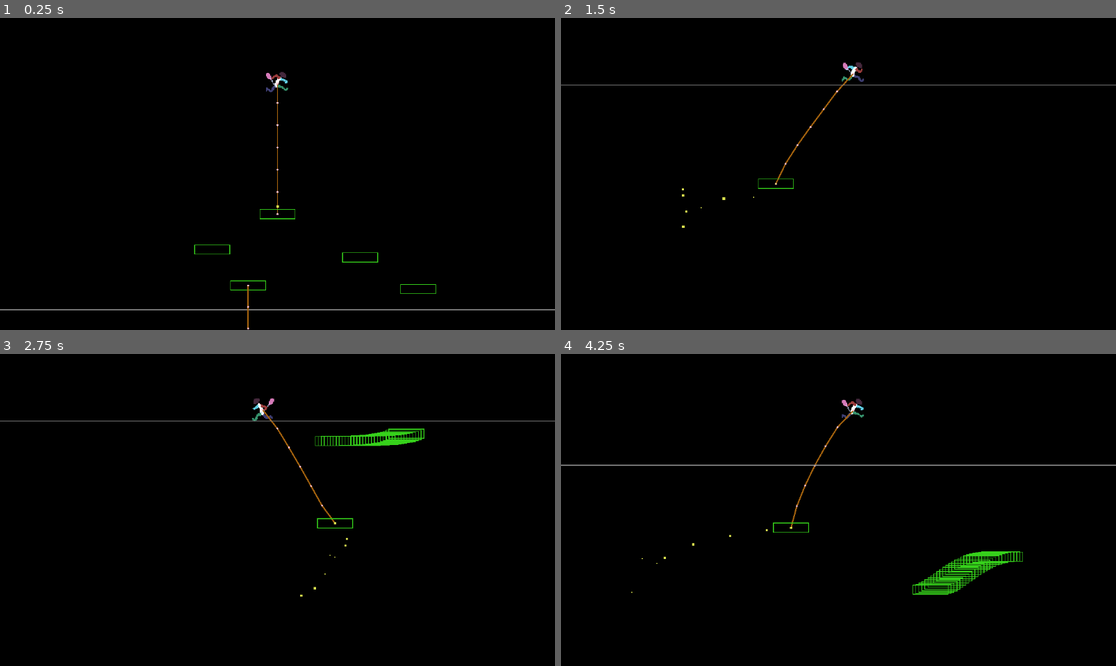
Above: before the commit, frames 1-4 (two rows, left to right).
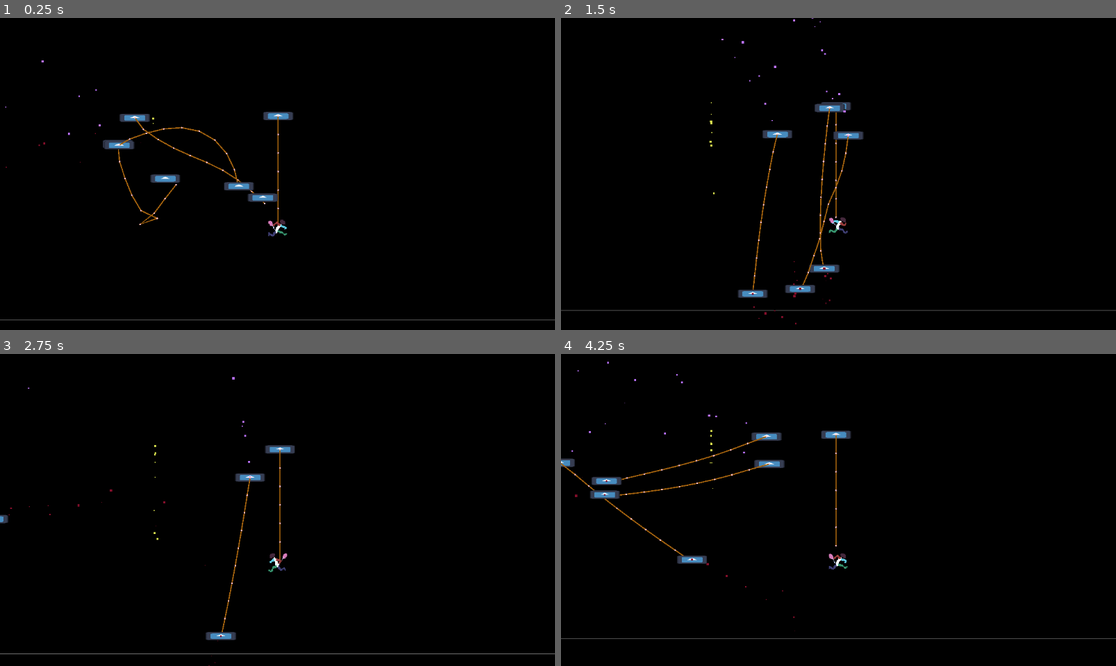
Above: after the commit, the same moments.

Repository: Cosillow/Hello_Gadot
Game: Godot game, scene res://scenes/game.tscn
Same seed, same stepped clock (60 frames per second), same inputs: the game is played once before the commit and once after it. The engine's default icon, where the game draws it, is replaced by a stand-in: a white triangle on a blue panel in a dark square.
Inputs (mouse positions are in pixels of both pictures, inside the frame that each line leads up to):
- Up to frame 1 (0.25 s): no input
- Up to frame 2 (1.5 s): move the mouse to (960, 158) at 0.52 s; press the mouse at (960, 158) at 0.53 s; hold Right (move_right) from 0.53 s (still down); tap Z (jump) at 0.77 s; right-click (960, 158) at 0.8 s; move the mouse to (727, 189) at 1.27 s; release the mouse at (727, 189) at 1.28 s; right-click (727, 189) at 1.35 s
- Up to frame 3 (2.75 s): tap Z (jump) at 1.52 s; click (166, 525) at 1.55 s; move the mouse to (333, 441) at 2.02 s; release Right (move_right) at 2.03 s; press the mouse at (333, 441) at 2.03 s; hold Left (move_left) from 2.03 s (still down); right-click (333, 441) at 2.3 s
- Up to frame 4 (4.25 s): move the mouse to (810, 572) at 2.77 s; release Left (move_left) at 2.78 s; release the mouse at (810, 572) at 2.78 s; hold Right (move_right) from 2.78 s (still down); right-click (810, 572) at 2.85 s; tap Z (jump) at 3.02, 3.77 s; click (810, 572) at 3.05 s; move the mouse to (1005, 556) at 3.52 s; press the mouse at (1005, 556) at 3.53 s; right-click (1005, 556) at 3.8 s

The runs differ from the first frame. In frame 1, 2.6% of the frame differs, in the area x 0-100%, y 13-100%; in frame 2, 2.6%; in frame 3, 2.2%; in frame 4, 3.5%, in the area x 0-100%, y 2-92%.

Commit message:
swinging platform; start to allowing player to affect rope if it is a child

Diff:
--- /dev/null
+++ b/scenes/Platform.tscn
@@ -0,0 +1,15 @@
+[gd_scene load_steps=3 format=3 uid="uid://bh10roc2g4e84"]
+
+[ext_resource type="Texture2D" uid="uid://c5qd8de4d3ab1" path="res://icon.svg" id="1_4jxnu"]
+
+[sub_resource type="RectangleShape2D" id="RectangleShape2D_401oh"]
+size = Vector2(50, 14)
+
+[node name="Platform" type="AnimatableBody2D"]
+
+[node name="Sprite2D" type="Sprite2D" parent="."]
+scale = Vector2(0.394531, 0.109375)
+texture = ExtResource("1_4jxnu")
+
+[node name="CollisionShape2D" type="CollisionShape2D" parent="."]
+shape = SubResource("RectangleShape2D_401oh")
--- /dev/null
+++ b/scenes/SwingingPlatform.tscn
@@ -0,0 +1,37 @@
+[gd_scene load_steps=4 format=3 uid="uid://1xojv1oq0tpf"]
+
+[ext_resource type="Script" path="res://scripts/SwingingPlatform.gd" id="1_0nnvo"]
+[ext_resource type="PackedScene" uid="uid://bh10roc2g4e84" path="res://scenes/Platform.tscn" id="2_hgxmw"]
+[ext_resource type="Script" path="res://scripts/rope.gd" id="2_rom6i"]
+
+[node name="SwingingPlatform" type="Node2D"]
+script = ExtResource("1_0nnvo")
+distance = 200.0
+time = 2.0
+
+[node name="TopPlatform" parent="." instance=ExtResource("2_hgxmw")]
+
+[node name="CPUParticles2D2" type="CPUParticles2D" parent="TopPlatform"]
+direction = Vector2(0, -1)
+spread = 2.2
+gravity = Vector2(0, 50)
+initial_velocity_min = 138.45
+initial_velocity_max = 405.82
+scale_amount_max = 4.0
+color = Color(0.747834, 0.456959, 0.992501, 1)
+
+[node name="Rope" type="Node2D" parent="TopPlatform"]
+script = ExtResource("2_rom6i")
+ropeLength = 300.0
+constrain = 30.0
+
+[node name="Platform" parent="TopPlatform/Rope" instance=ExtResource("2_hgxmw")]
+
+[node name="CPUParticles2D" type="CPUParticles2D" parent="TopPlatform/Rope/Platform"]
+direction = Vector2(0, 1)
+spread = 2.2
+gravity = Vector2(0, 50)
+initial_velocity_min = 36.59
+initial_velocity_max = 182.93
+scale_amount_max = 4.0
+color = Color(0.524011, 0.0586477, 0.169639, 1)
--- a/scenes/game.tscn
+++ b/scenes/game.tscn
@@ -1,9 +1,9 @@
 [gd_scene load_steps=17 format=3 uid="uid://b3lv604ivlupc"]
 
 [ext_resource type="Texture2D" uid="uid://dgx80asesftnt" path="res://first-run-animation-Sheet.png" id="1_7wfx2"]
+[ext_resource type="PackedScene" uid="uid://bh10roc2g4e84" path="res://scenes/Platform.tscn" id="1_8hn6c"]
 [ext_resource type="Script" path="res://scripts/Player.gd" id="1_jckq7"]
-[ext_resource type="PackedScene" uid="uid://dt4gve2vhefg3" path="res://scenes/platform.tscn" id="3_pj20w"]
-[ext_resource type="Script" path="res://scripts/platform_manager.gd" id="3_re0w3"]
+[ext_resource type="PackedScene" uid="uid://1xojv1oq0tpf" path="res://scenes/SwingingPlatform.tscn" id="4_8el7i"]
 [ext_resource type="PackedScene" uid="uid://bjxxbc7q2u1o8" path="res://scenes/rope.tscn" id="5_6ldxs"]
 
 [sub_resource type="RectangleShape2D" id="RectangleShape2D_bofo1"]
@@ -78,44 +78,35 @@
 
 [node name="Game" type="Node2D"]
 
-[node name="Player" type="CharacterBody2D" parent="."]
-unique_name_in_owner = true
+[node name="Platform" parent="." instance=ExtResource("1_8hn6c")]
+position = Vector2(152, -276)
+
+[node name="Rope" parent="Platform" instance=ExtResource("5_6ldxs")]
 position = Vector2(-57, -282)
-script = ExtResource("1_jckq7")
-metadata/_edit_group_ = true
-
-[node name="CollisionShape2D" type="CollisionShape2D" parent="Player"]
-position = Vector2(0.5, 0)
-shape = SubResource("RectangleShape2D_bofo1")
-
-[node name="AnimatedSprite2D" type="AnimatedSprite2D" parent="Player"]
-sprite_frames = SubResource("SpriteFrames_wsp33")
-autoplay = "default"
-frame_progress = 0.948955
-
-[node name="Camera2D" type="Camera2D" parent="Player"]
-offset = Vector2(0, 140)
-zoom = Vector2(1.49, 1.49)
-position_smoothing_enabled = true
-position_smoothing_speed = 10.0
-
-[node name="Rope" parent="Player" instance=ExtResource("5_6ldxs")]
 ropeLength = 200.0
 constrain = 31.0
 gravityAdjustment = 15.0
 
-[node name="CPUParticles2D" type="CPUParticles2D" parent="Player/Rope"]
-direction = Vector2(0, 1)
-spread = 2.2
-gravity = Vector2(0, 50)
-initial_velocity_min = 36.59
-initial_velocity_max = 182.93
-scale_amount_max = 4.0
-color = Color(0.858824, 0.890196, 0.309804, 1)
+[node name="Player" type="CharacterBody2D" parent="Platform/Rope"]
+unique_name_in_owner = true
+position = Vector2(42, 396)
+script = ExtResource("1_jckq7")
+metadata/_edit_group_ = true
 
-[node name="Platform5" parent="Player/Rope" instance=ExtResource("3_pj20w")]
+[node name="CollisionShape2D" type="CollisionShape2D" parent="Platform/Rope/Player"]
+position = Vector2(0.5, 0)
+shape = SubResource("RectangleShape2D_bofo1")
 
-[node name="Node" type="Node" parent="."]
+[node name="Camera2D" type="Camera2D" parent="Platform/Rope/Player"]
+offset = Vector2(0, -87)
+zoom = Vector2(1.24, 1.24)
+position_smoothing_enabled = true
+position_smoothing_speed = 10.0
+
+[node name="AnimatedSprite2D" type="AnimatedSprite2D" parent="Platform/Rope/Player"]
+sprite_frames = SubResource("SpriteFrames_wsp33")
+autoplay = "default"
+frame_progress = 0.948955
 
 [node name="Floor" type="StaticBody2D" parent="."]
 position = Vector2(0, 28)
@@ -129,31 +120,25 @@
 width = 1.0
 default_color = Color(0.577008, 0.577008, 0.577008, 1)
 
-[node name="Platforms" type="Node2D" parent="."]
-script = ExtResource("3_re0w3")
-
-[node name="Platform3" parent="Platforms" instance=ExtResource("3_pj20w")]
-position = Vector2(-98, 32)
-
-[node name="Rope2" parent="Platforms/Platform3" instance=ExtResource("5_6ldxs")]
-position = Vector2(40, -277)
-ropeLength = 80.0
-constrain = 30.0
-
-[node name="CPUParticles2D2" type="CPUParticles2D" parent="Platforms/Platform3/Rope2"]
+[node name="CPUParticles2D3" type="CPUParticles2D" parent="Floor"]
+position = Vector2(-57, -310)
 direction = Vector2(0, 1)
 spread = 2.2
 gravity = Vector2(0, 50)
 initial_velocity_min = 36.59
 initial_velocity_max = 182.93
 scale_amount_max = 4.0
-color = Color(0.858824, 0.25098, 0.309804, 1)
+color = Color(0.858824, 0.890196, 0.309804, 1)
 
-[node name="Platform2" parent="Platforms" instance=ExtResource("3_pj20w")]
-position = Vector2(-148, -18)
+[node name="SwingingPlatform" parent="." instance=ExtResource("4_8el7i")]
+position = Vector2(-179, -229)
+distance = 300.0
+time = 1.0
 
-[node name="Platform" parent="Platforms" instance=ExtResource("3_pj20w")]
-position = Vector2(139, 37)
+[node name="SwingingPlatform2" parent="." instance=ExtResource("4_8el7i")]
+position = Vector2(-239, -273)
+distance = 400.0
 
-[node name="Platform4" parent="Platforms" instance=ExtResource("3_pj20w")]
-position = Vector2(58, -7)
+[node name="SwingingPlatform3" parent="." instance=ExtResource("4_8el7i")]
+position = Vector2(-303, -227)
+distance = 500.0
--- a/scenes/platform.tscn
+++ /dev/null
@@ -1,32 +0,0 @@
-[gd_scene load_steps=4 format=3 uid="uid://dt4gve2vhefg3"]
-
-[sub_resource type="RectangleShape2D" id="RectangleShape2D_wv3hx"]
-size = Vector2(50, 14)
-
-[sub_resource type="Gradient" id="Gradient_ninkw"]
-offsets = PackedFloat32Array(1)
-colors = PackedColorArray(0.21361, 0.82, 0.1066, 1)
-
-[sub_resource type="GradientTexture2D" id="GradientTexture2D_6lrjn"]
-gradient = SubResource("Gradient_ninkw")
-metadata/_snap_enabled = true
-metadata/_snap_count = 2
-
-[node name="Platform" type="StaticBody2D"]
-
-[node name="CollisionShape2D" type="CollisionShape2D" parent="."]
-shape = SubResource("RectangleShape2D_wv3hx")
-
-[node name="NinePatchRect" type="NinePatchRect" parent="."]
-offset_left = -25.0
-offset_top = -7.0
-offset_right = 25.0
-offset_bottom = 7.0
-texture = SubResource("GradientTexture2D_6lrjn")
-draw_center = false
-region_rect = Rect2(2.985, 0, 0, 0)
-patch_margin_left = 1
-patch_margin_top = 1
-patch_margin_right = 1
-patch_margin_bottom = 1
-axis_stretch_horizontal = 1
--- a/scripts/Player.gd
+++ b/scripts/Player.gd
@@ -2,12 +2,11 @@
 class_name Player
 
 const SPEED = 250.0
-const JUMP_VELOCITY = -350.0
+const JUMP_VELOCITY = -500.0
 
 # Get the gravity from the project settings to be synced with RigidBody nodes.
 var gravity = ProjectSettings.get_setting("physics/2d/default_gravity")
 @onready var animated_sprite = $AnimatedSprite2D
-
 
 func _physics_process(delta):
 	# Add the gravity.
--- /dev/null
+++ b/scripts/SwingingPlatform.gd
@@ -0,0 +1,30 @@
+extends Node2D
+## moves back and forth `distance` from starting position
+
+@export var distance: float = 100 :
+	set(val):
+		distance = val
+		_target.x = distance
+		_error.x = 0.05 * distance
+@export var time: float = 4
+@onready var top_platform: Node2D = $TopPlatform
+
+var _target: Vector2 = Vector2.ZERO
+var _error: Vector2 = Vector2.ZERO
+
+func _physics_process(delta: float) -> void:
+
+	#if abs(top_platform.position - _target) - _error < Vector2.ZERO:
+		#_target.x = abs(_target.x - distance)
+	#top_platform.position = top_platform.position.lerp(_target, time * delta)
+
+	# Calculate the distance to the target
+	var diff = _target - top_platform.position
+
+	# Check if the platform is close enough to the target
+	if diff.abs().x < _error.x:
+		# Reverse the direction
+		_target.x = -_target.x
+
+	# Move the platform smoothly towards the target
+	top_platform.position += diff * time * delta
--- a/scripts/platform_manager.gd
+++ /dev/null
@@ -1,18 +0,0 @@
-class_name Platform
-extends Node2D
-
-var platform = preload("res://scenes/platform.tscn")
-
-
-func _input(event):
-	if event.is_action_pressed("remove_platforms"):
-		var platforms = get_children()
-		print("removed "+ str(len(platforms)) + " platforms")
-		for c in platforms:
-			c.queue_free()
-
-func _process(_delta):
-	if Input.is_action_pressed("add_platform"):
-		var p := platform.instantiate()
-		add_child(p)
-		p.position = get_global_mouse_position()
--- a/scripts/rope.gd
+++ b/scripts/rope.gd
@@ -11,6 +11,15 @@
 #		(in some way) the position of the rope is not always 0 when it swaps parents. Should I
 #		be using global position some places instead?
 # TODO: detatch from parent or detatch children? only if necessary for other objects
+
+# IDEA: because the children update first, they will be displaced from the actual endpoint of the rope
+#		so, (only taking into account their x position probably {although, I'm considering the situation where the end
+#		of the rope has swung up and yPos would give a better feeling of weight}) we could average or use a `childrens affect`
+#		ratio to determine where the new end point should be. My question is, when do I do this? I suspect it must
+#		be before the constraints (which means after we would still have to set the children back to the end result)
+#		possibly even we have to do this before the points are updated. I'm unsure
+# TODO: this is close ^^ with _calculate_new_endpoint(), but it doesn't take into account the fact that the player is still being
+#		affected by its physics update even after its position is set. defered set doesn't seem to work either (player is locked to endpoint)
 
 @export var ropeLength:float = 30 :
 	set(val):
@@ -77,6 +86,9 @@
 	self.position = Vector2.ZERO # THIS WOKRS... but why does local pos change when new parent??
 	_update_points(delta)
 
+	# allow children to affect rope before constraints
+	#_calculate_new_endpoint()
+
 	# tighten rope more if it exceeds ropeLength
 	var distSq = _pos[0].distance_squared_to(_pos[_point_count-1])
 	var possibleError = distSq / pow(ropeLength,2)
@@ -93,9 +105,30 @@
 	_pos[0] = p
 	_pos_prev[0] = p
 
+func _calculate_new_endpoint() -> void:
+	var sum = Vector2.ZERO
+	var count = 0
+	for c in get_children():
+		if c is Node2D:
+			sum += c.global_position
+			count += 1
+	if count == 0:
+		# No children, use current end point
+		return
+	var average_global_position = sum / count
+
+	# consider current endpoint global_position and children global_position
+	# TODO: may need to work on the ratio
+	var new_endpoint = _pos[_point_count-1]
+	new_endpoint.x = (new_endpoint.x + average_global_position.x) / 2
+	# Optionally consider the y global_position if the rope swings
+	# new_endpoint.y = average_position.y
+	_pos[_point_count-1] = new_endpoint
+
 func _update_children()->void:
 	for c in get_children():
 		if c is Node2D:
+			#c.set_deferred("position", _pos[_point_count-1] - _translation)
 			c.position = _pos[_point_count-1] - _translation
 
 func _update_points(delta)->void:
Not shown, added: clips/swinging_platform.avi
